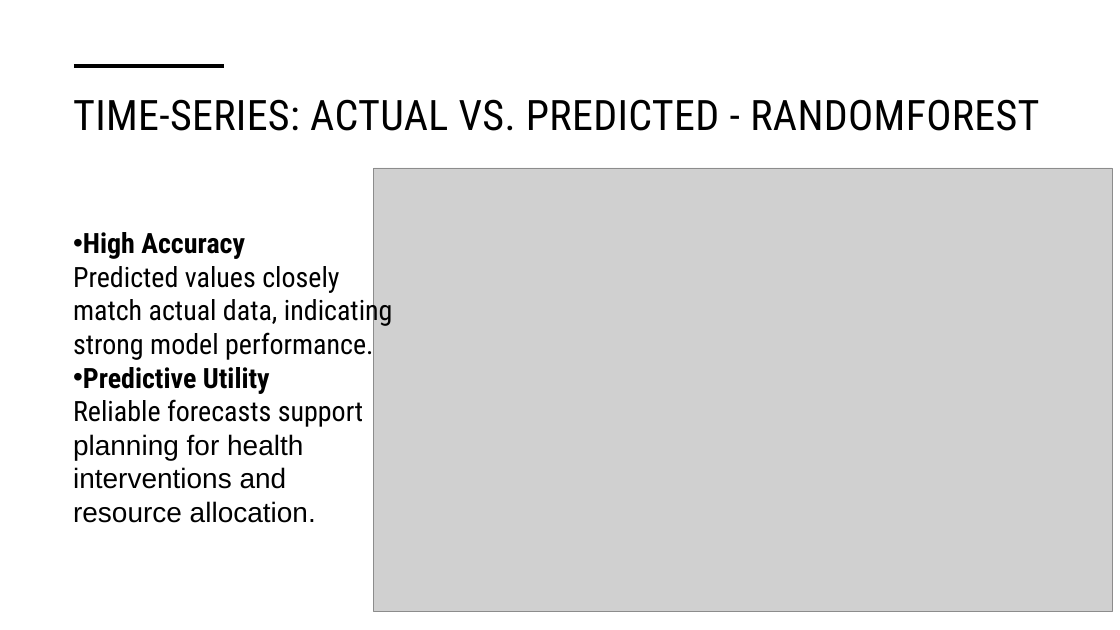
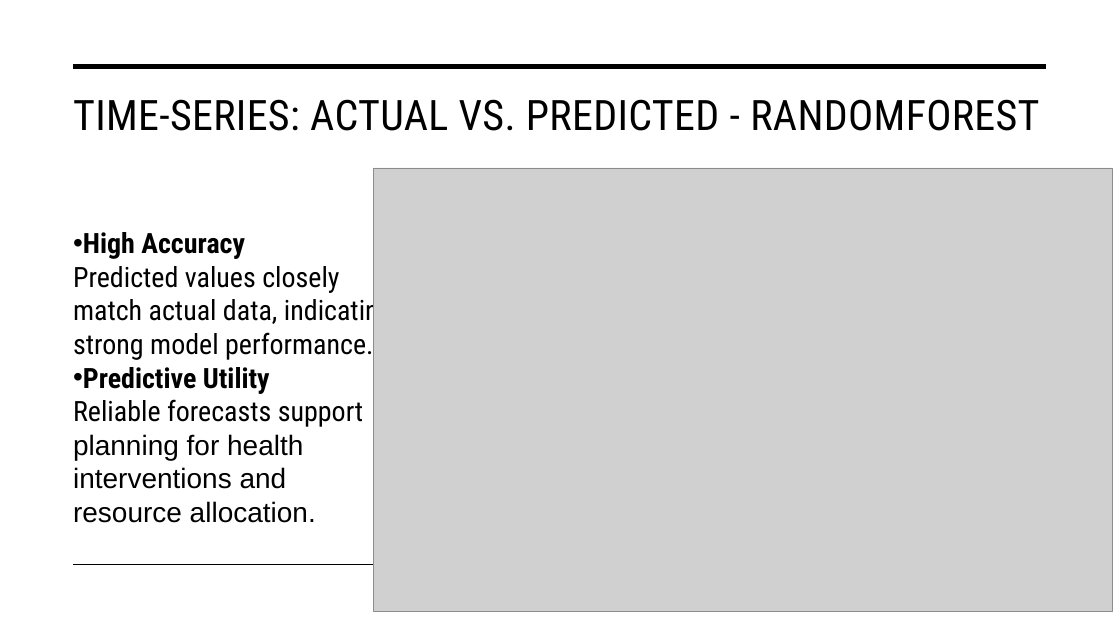
Before and after one commit to H-Rumenya/Malaria-Predictive-Model, a slide deck: slide 15 of Malaria_Predictive_model.pptx (slide 14 before the commit). Drawn at 1120x630 pixels with LibreOffice and Linux fonts; fonts in the diff are those of the drawing; grey boxes stand for pictures. Boxes give left, top, right and bottom in pixels: in the first picture for what was removed or moved away, otherwise in the second. Text is boxed around its words. In the diff, an @@ line names an element or a change of style, - is before the commit and + after.

```diff
--- a/Malaria_Predictive_model.pptx
+++ b/Malaria_Predictive_model.pptx
@@ line removed from (74, 66) to (224, 66) @@
@@ line added from (74, 66) to (1047, 66), #000000 3.5 pt @@
@@ line added from (74, 565) to (1047, 565), #000000 1 pt @@
```
Also in this commit, not shown: 13 other slides changed, 6 slides added, 1 slide removed, 15 other files.
